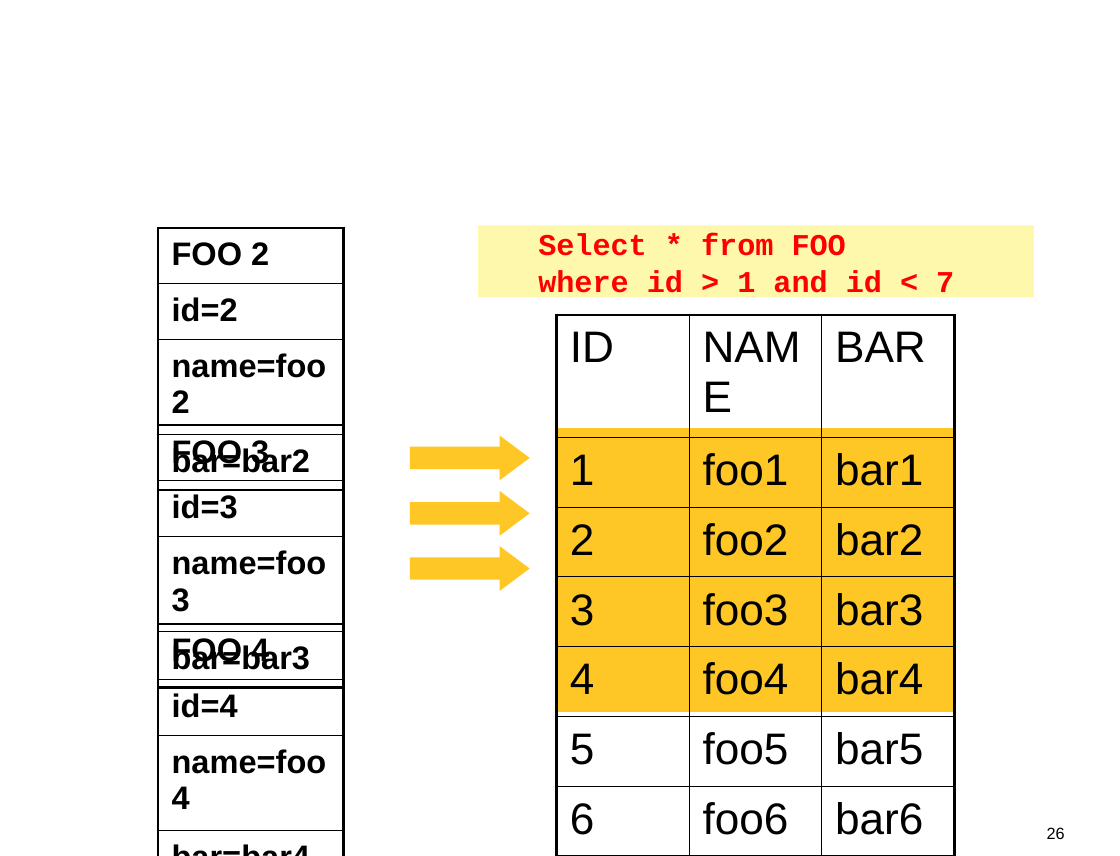
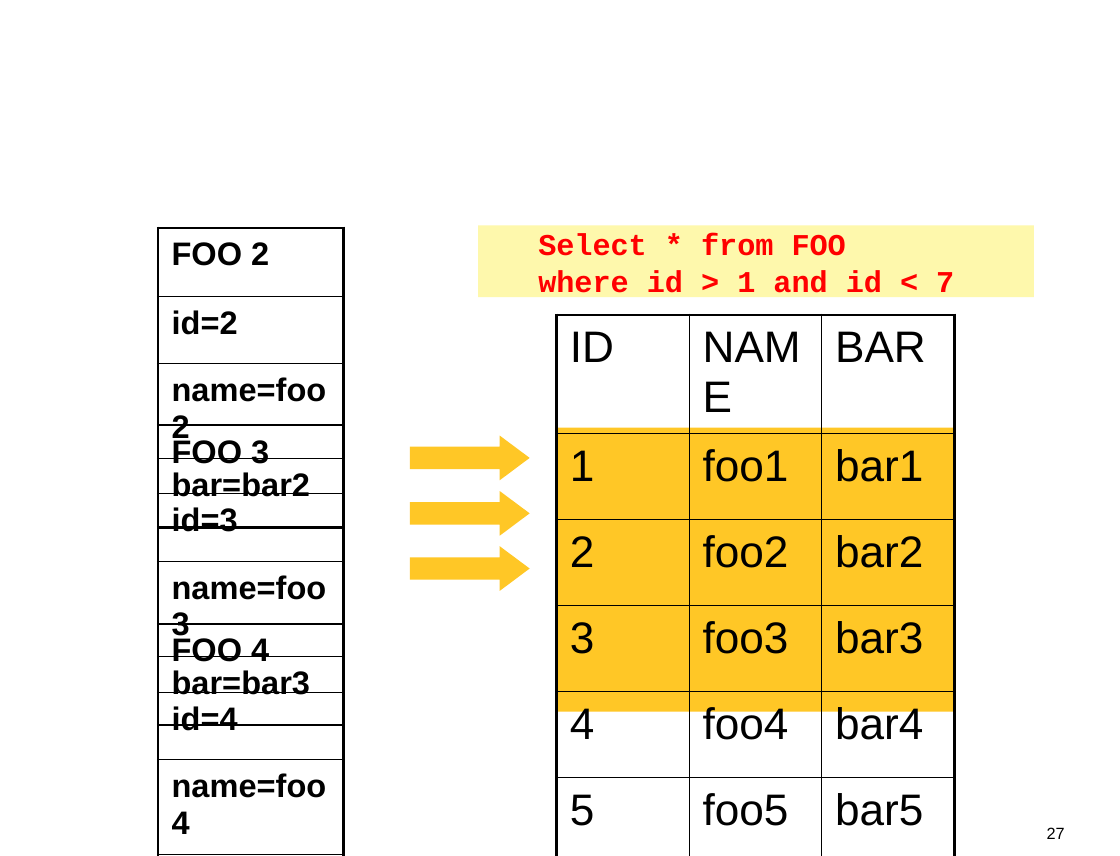
Before and after one commit to spring-projects/spring-batch, a slide deck: slide 27 of src/models/Figures.ppt (slide 26 before the commit). Drawn at 1120x856 pixels with LibreOffice and Linux fonts; fonts in the diff are those of the drawing. Boxes give left, top, right and bottom in pixels: in the first picture for what was removed or moved away, otherwise in the second. Text is boxed around its words. In the diff, an @@ line names an element or a change of style, - is before the commit and + after.

```diff
--- a/src/models/Figures.ppt
+++ b/src/models/Figures.ppt
@@ table: place and size @@
-table at <box>157,228,343,477</box>
+table at <box>157,228,343,524</box>
@@ table: place and size @@
-table at <box>556,315,953,839</box>
+table at <box>556,315,953,856</box>
@@ table: place and size @@
-table at <box>157,425,343,674</box>
+table at <box>157,425,343,722</box>
@@ freeform shape at <box>556,429,953,713</box>: outline redrawn @@
@@ table: place and size @@
-table at <box>157,624,343,778</box>
+table at <box>157,624,343,856</box>
@@ page number at <box>1047,827,1065,839</box>: text changed @@
-26
+27
```
Also in this commit, not shown: 9 other slides changed, 5 slides added, 3 other files.
